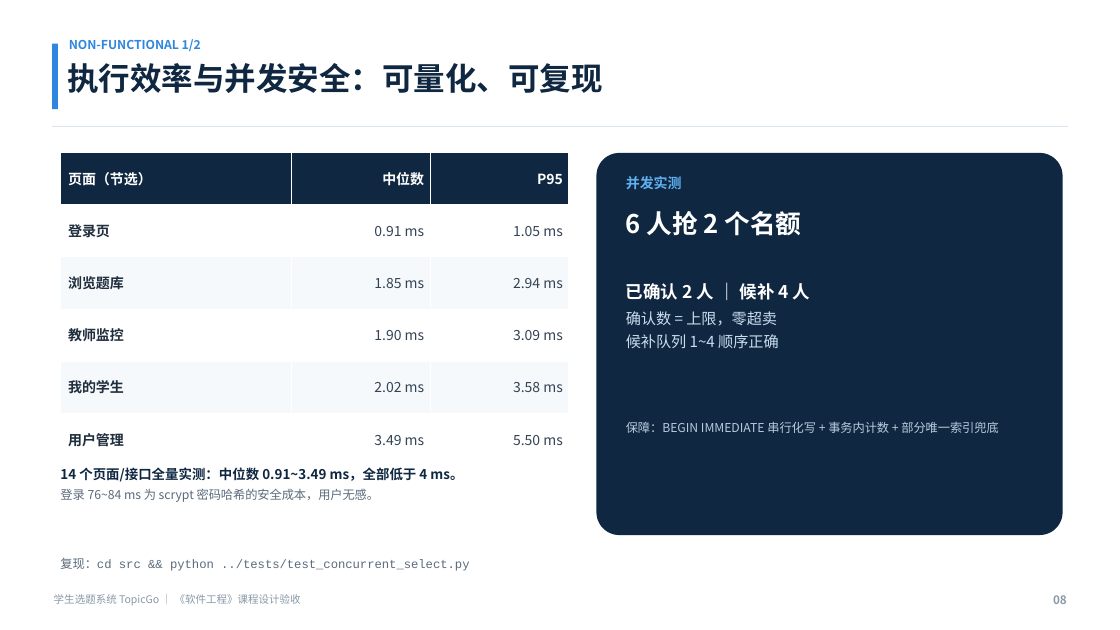
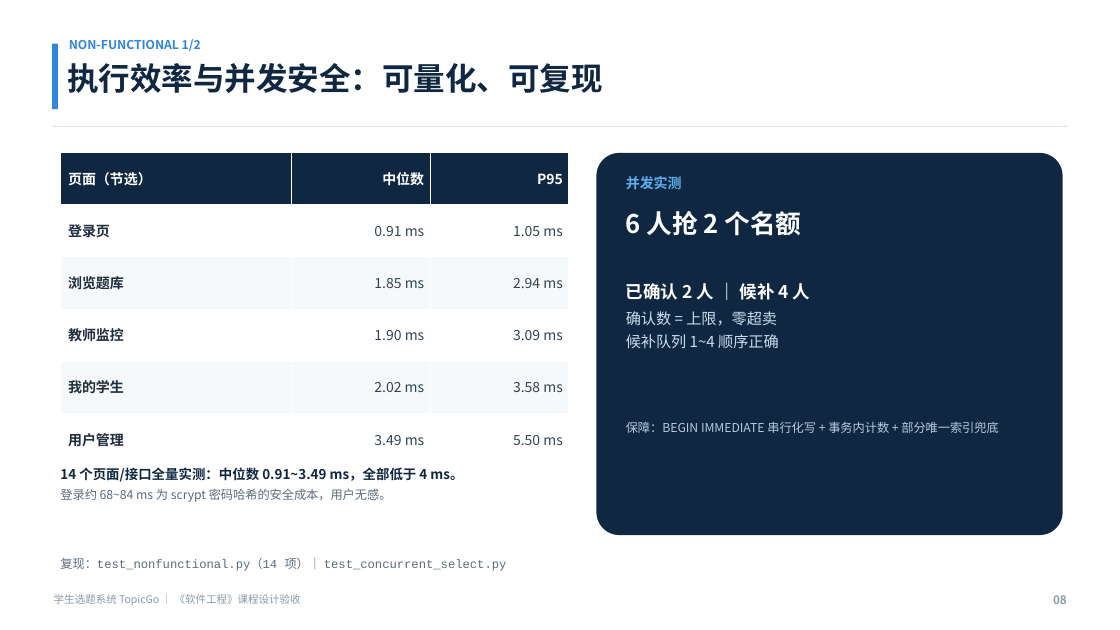
Before and after one commit to haixiaoyuntian/topicgo, a slide deck: slide 8 of student-topic-system/验收/TopicGo-验收汇报.pptx. Drawn at 1120x630 pixels with LibreOffice and Linux fonts; fonts in the diff are those of the drawing. Boxes give left, top, right and bottom in pixels: in the first picture for what was removed or moved away, otherwise in the second. Text is boxed around its words. In the diff, an @@ line names an element or a change of style, - is before the commit and + after.

Commit message:
test: 新增非功能验收脚本（效率/安全/报错/健壮性）
- 14 页响应 30 次采样 + 登录耗时；越权/CSRF/SQLi/XSS、404/405、超长参数、CSV 共 14 项检查
- 原始输出存档 验收/非功能性测试输出-20261030.txt
- 同步验收总览、功能/非功能/技术/工作量/讲稿与 PPT（测试 1338 行 / 6 个脚本）

```diff
--- a/student-topic-system/验收/TopicGo-验收汇报.pptx
+++ b/student-topic-system/验收/TopicGo-验收汇报.pptx
@@ text at box(60, 488, 392, 502): text changed @@
-登录 76~84 ms 为 scrypt 密码哈希的安全成本，用户无感。
+登录约 68~84 ms 为 scrypt 密码哈希的安全成本，用户无感。
@@ text at box(60, 557, 507, 571): text changed @@
-复现：cd src && python ../tests/test_concurrent_select.py
+复现：test_nonfunctional.py（14 项）｜ test_concurrent_select.py
```
Also in this commit, not shown: 3 other slides changed, 11 other files.
